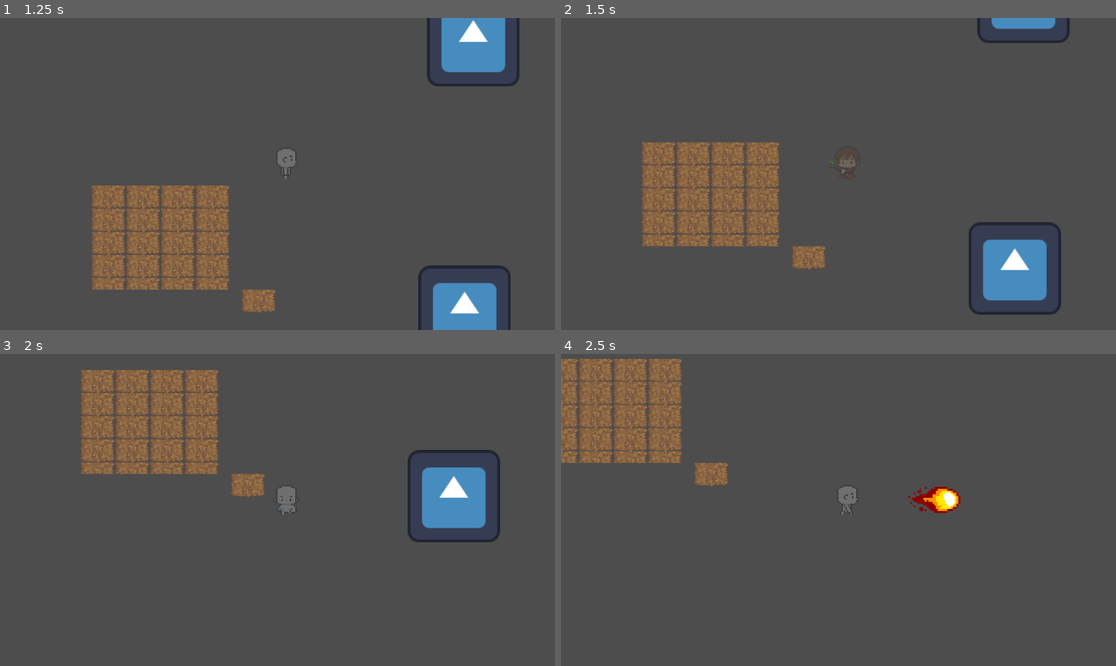
Above: before the commit, frames 1-4 (two rows, left to right).
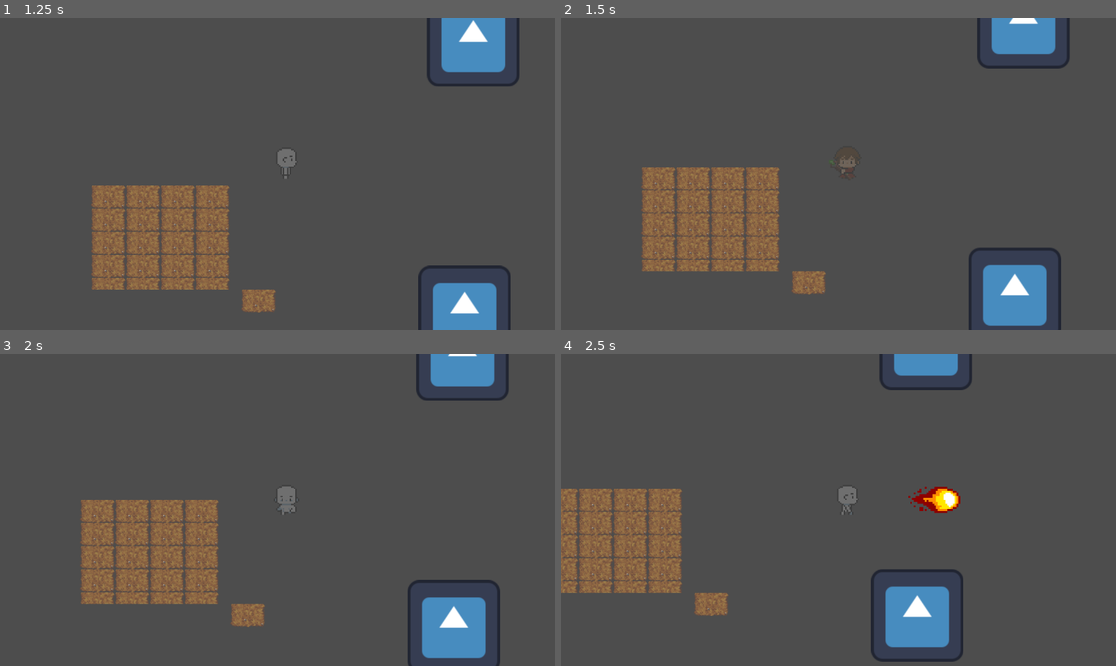
Above: after the commit, the same moments.

Repository: AlexGarciaPrada/Zelda-like-Game
Game: Godot game, scene res://PruebasAlex.tscn
The game is run twice, just before and just after one commit, with the same random seed, the same clock (stepped at 60 frames per second) and the same inputs. The engine's default icon, where the game draws it, is replaced by a stand-in: a white triangle on a blue panel in a dark square.
Inputs:
- Up to frame 1 (1.25 s): tap Enter at 0.5 s; hold Right (ui_right) from 0.53 s (still down); tap I (Invisiblity) at 0.6 s
- Up to frame 2 (1.5 s): release Right (ui_right) at 1.28 s; hold Down (ui_down) from 1.28 s (still down); tap M (Attack) at 1.35 s
- Up to frame 3 (2 s): keep holding Down (ui_down); tap I (Invisiblity) at 1.55 s
- Up to frame 4 (2.5 s): release Down (ui_down) at 2.03 s; hold Right (ui_right) from 2.03 s (still down); tap F (FireBall) at 2.1 s; tap I (Invisiblity) at 2.3 s

Frame 1 is identical in both runs. In frame 2, 9.5% of the frame differs, in the area x 14-92%, y 0-100%; in frame 3, 23%; in frame 4, 18%.

Commit message:
Arreglado lo del movimiento

Diff:
--- a/ShortAttack.gd
+++ b/ShortAttack.gd
@@ -17,8 +17,9 @@
 		_movement()
 		_fireball()
 		_invisiblity()
+		move_and_slide()
 	_short_attack()
-	move_and_slide()
+
 
 func _movement():
 	var directionx = Input.get_axis("ui_left", "ui_right")
@@ -101,7 +102,7 @@
 				fireball_instance.rotate(PI)
 				fireball_instance.velocity = Vector2(0,fireball_instance.SPEED)
 func _invisiblity():
-	if Input.is_action_just_pressed("Invisiblity"):
+	if Input.is_action_just_pressed("Invisiblity") && !is_invisible:
 		is_invisible = true
 		modulate.a8=50
 		await get_tree().create_timer(5).timeout
Not shown, added: Assets Videojuego/Sprites/Personajes/Down/Attack/Abajo prota attack amarillo.png.import
Not shown, added: Assets Videojuego/Sprites/Personajes/Down/Attack/Abajo prota attack azul.png.import
Not shown, added: Assets Videojuego/Sprites/Personajes/Down/Attack/Abajo prota attack morado.png.import
Not shown, added: Assets Videojuego/Sprites/Personajes/Down/Attack/Abajo prota attack rojo.png.import
Not shown, added: Assets Videojuego/Sprites/Personajes/Down/Attack/Abajo prota attack.png.import
